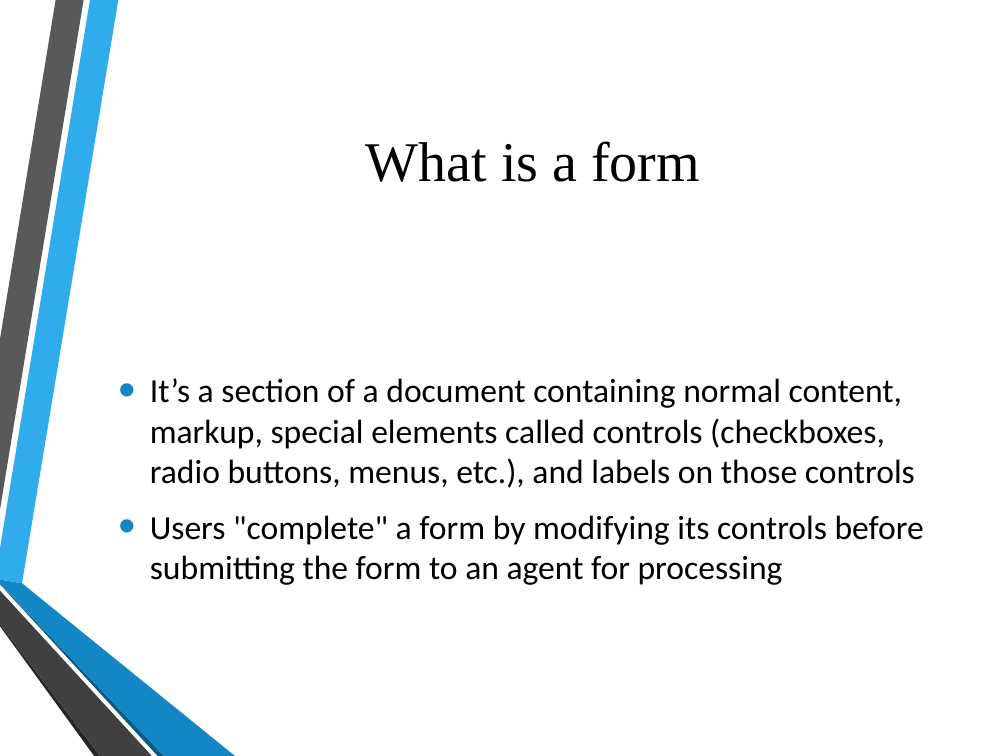
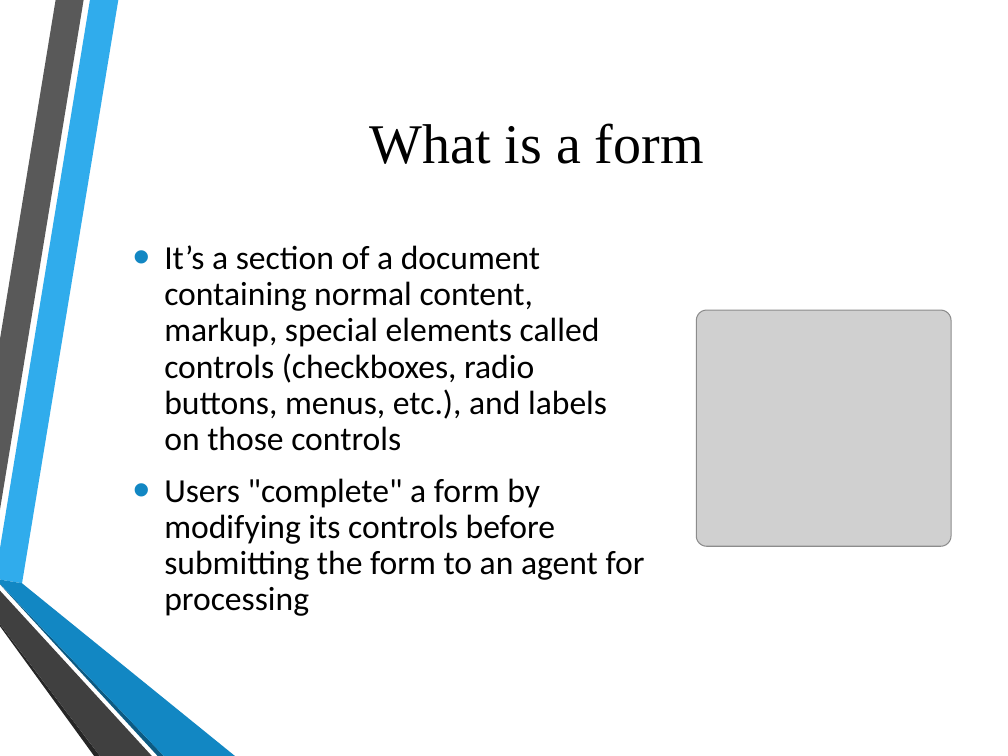
Before and after one commit to hatted/fevaworks-php, a slide deck: slide 3 of php-fw4/lesson4.pptx. Drawn at 1008x756 pixels with LibreOffice and Linux fonts; fonts in the diff are those of the drawing; grey boxes stand for pictures; background and template pictures are left out. Boxes give left, top, right and bottom in pixels: in the first picture for what was removed or moved away, otherwise in the second. Text is boxed around its words. In the diff, an @@ line names an element or a change of style, - is before the commit and + after.

```diff
--- a/php-fw4/lesson4.pptx
+++ b/php-fw4/lesson4.pptx
@@ title "What is a form" moved from (x1=366, y1=141, x2=700, y2=182) to (x1=370, y1=123, x2=704, y2=164) @@
@@ text "It’s a section of a ..." moved from (x1=150, y1=378, x2=924, y2=585) to (x1=164, y1=245, x2=645, y2=616) @@
@@ text "It’s a section of a ..." at (x1=164, y1=245, x2=645, y2=616): line spacing 1 to 0.9 @@
@@ picture added at (x1=697, y1=310, x2=952, y2=546) @@
```
Also in this commit, not shown: 6 other slides changed, 1 slide added, 1 slide removed, 18 other files.
